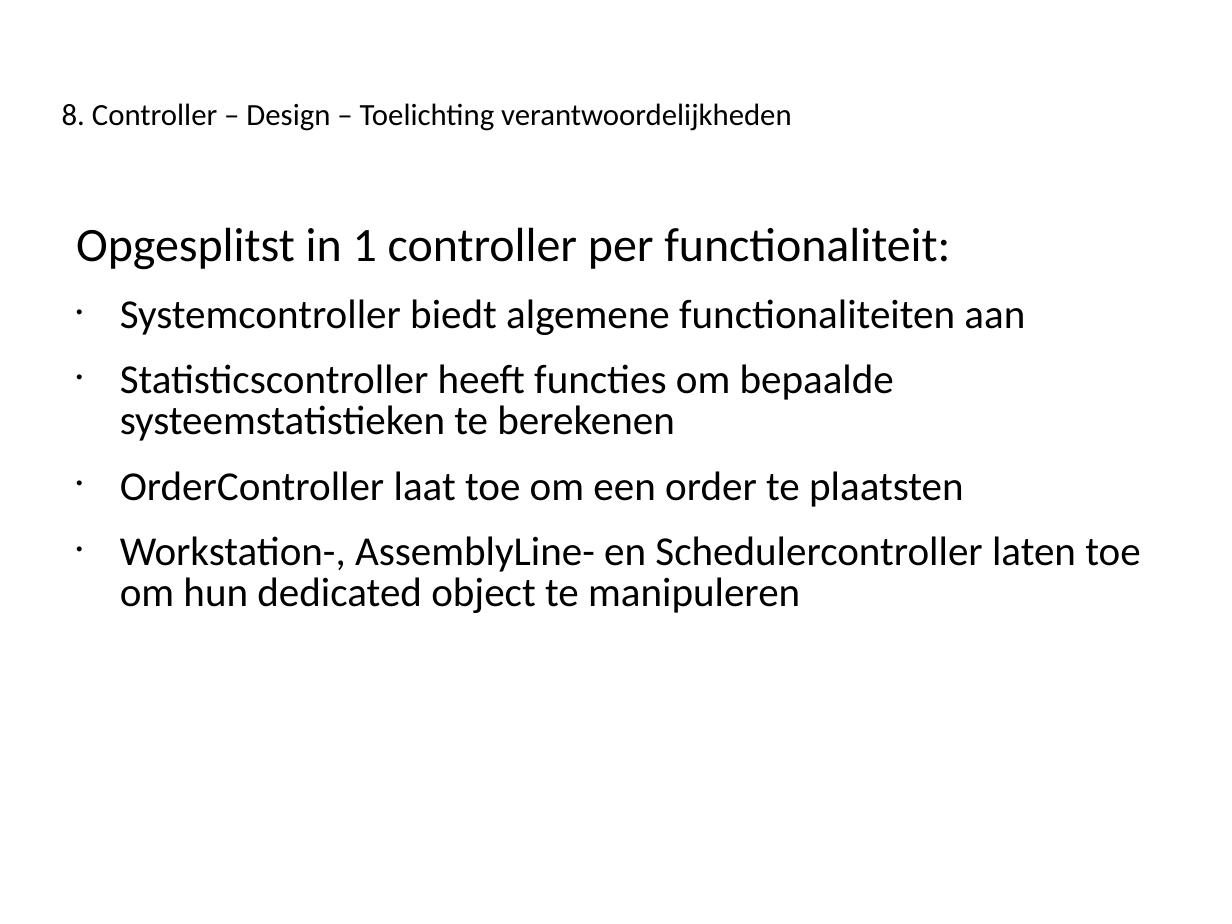
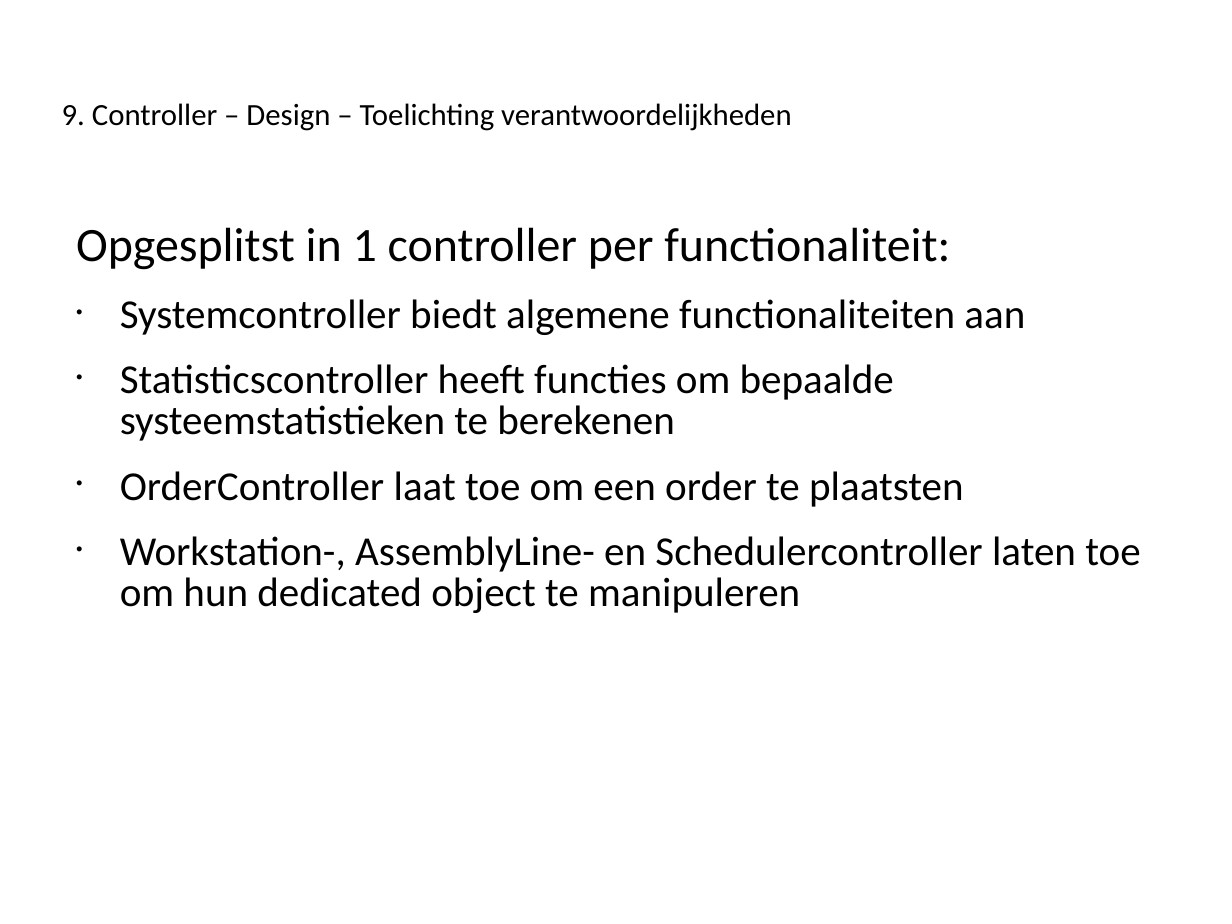
Before and after one commit to Novarg1/SWOP21, a slide deck: slide 26 of presentatie/Presentatie_Iteratie3_aanpassingenWonne21h59.ppt (slide 23 before the commit). Drawn at 1232x924 pixels with LibreOffice and Linux fonts; fonts in the diff are those of the drawing. Boxes give left, top, right and bottom in pixels: in the first picture for what was removed or moved away, otherwise in the second. Text is boxed around its words. In the diff, an @@ line names an element or a change of style, - is before the commit and + after.

```diff
--- a/presentatie/Presentatie_Iteratie3_aanpassingenWonne21h59.ppt
+++ b/presentatie/Presentatie_Iteratie3_aanpassingenWonne21h59.ppt
@@ title at <box>62,103,792,131</box>: text changed @@
-8. Controller – Design – Toelichting verantwoordelijkheden
+9. Controller – Design – Toelichting verantwoordelijkheden
```
Also in this commit, not shown: 18 other slides changed, 1 slide added.
